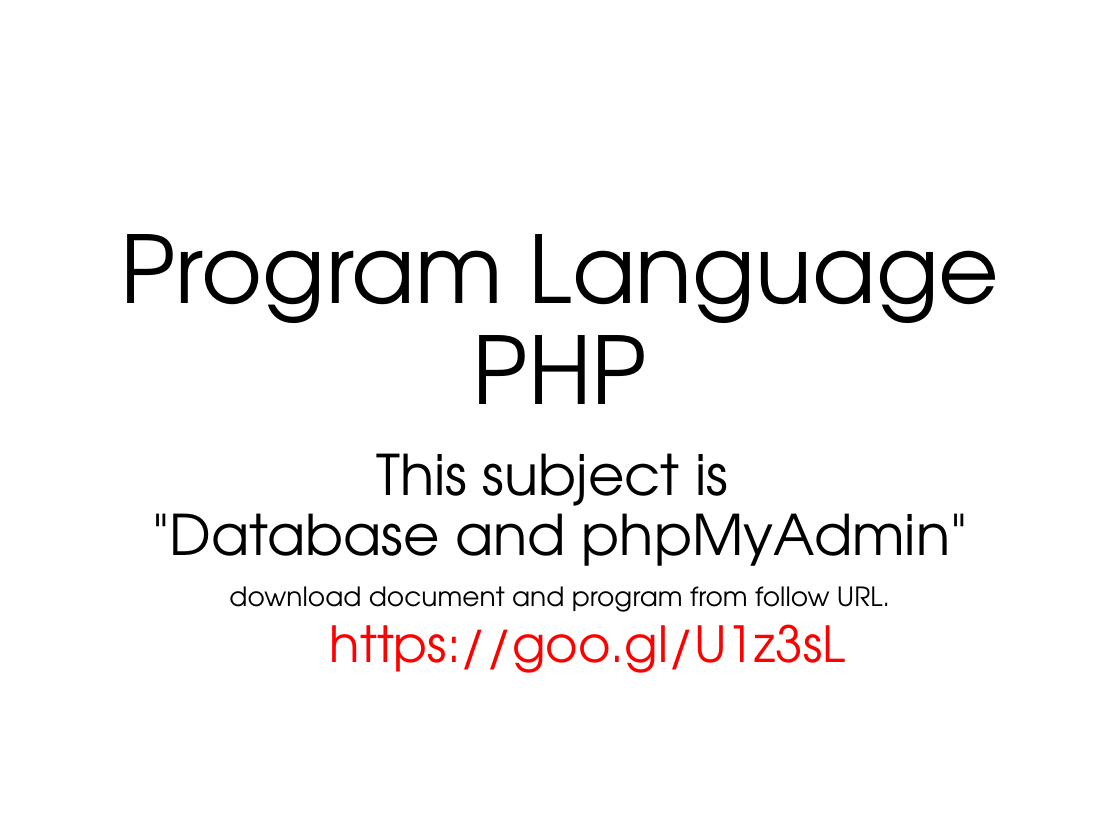
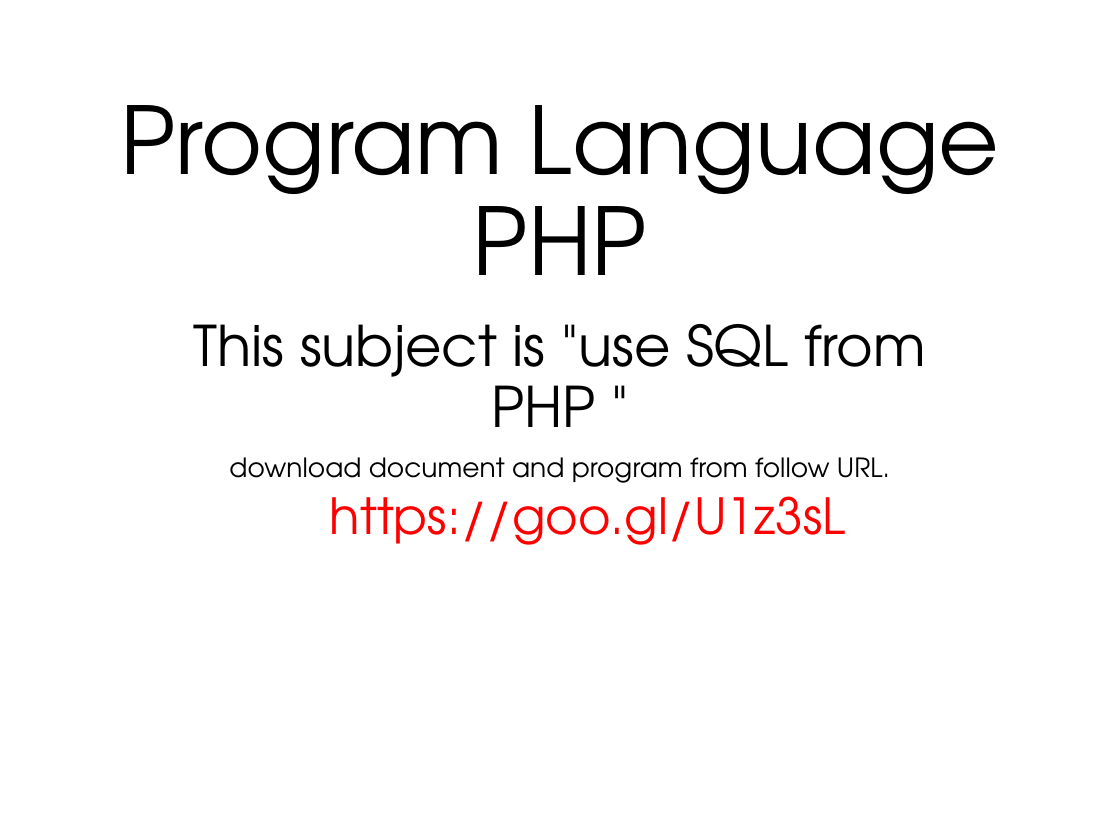
Before and after one commit to lastshogun13/php_lesson, a slide deck: slide 1 of ppt/lesson06.pptx. Drawn at 1120x840 pixels with LibreOffice and Linux fonts; fonts in the diff are those of the drawing. Boxes give left, top, right and bottom in pixels: in the first picture for what was removed or moved away, otherwise in the second. Text is boxed around its words. In the diff, an @@ line names an element or a change of style, - is before the commit and + after.

```diff
--- a/ppt/lesson06.pptx
+++ b/ppt/lesson06.pptx
@@ title "Program Language PHP": place and size @@
-title "Program Language PHP" at box(121, 234, 1000, 404)
+title "Program Language PHP" at box(121, 105, 1000, 275)
@@ subtitle "This subject is "use SQL ...": place and size @@
-subtitle "This subject is "use SQL ..." at box(152, 453, 968, 673)
+subtitle "This subject is "use SQL ..." at box(194, 324, 926, 545)
@@ subtitle at box(194, 324, 926, 427): text changed @@
-This subject is
-"Database and phpMyAdmin"
+This subject is "use SQL from PHP "
```
Also in this commit, not shown: 3 slides added, 7 slides removed, 7 other files.
